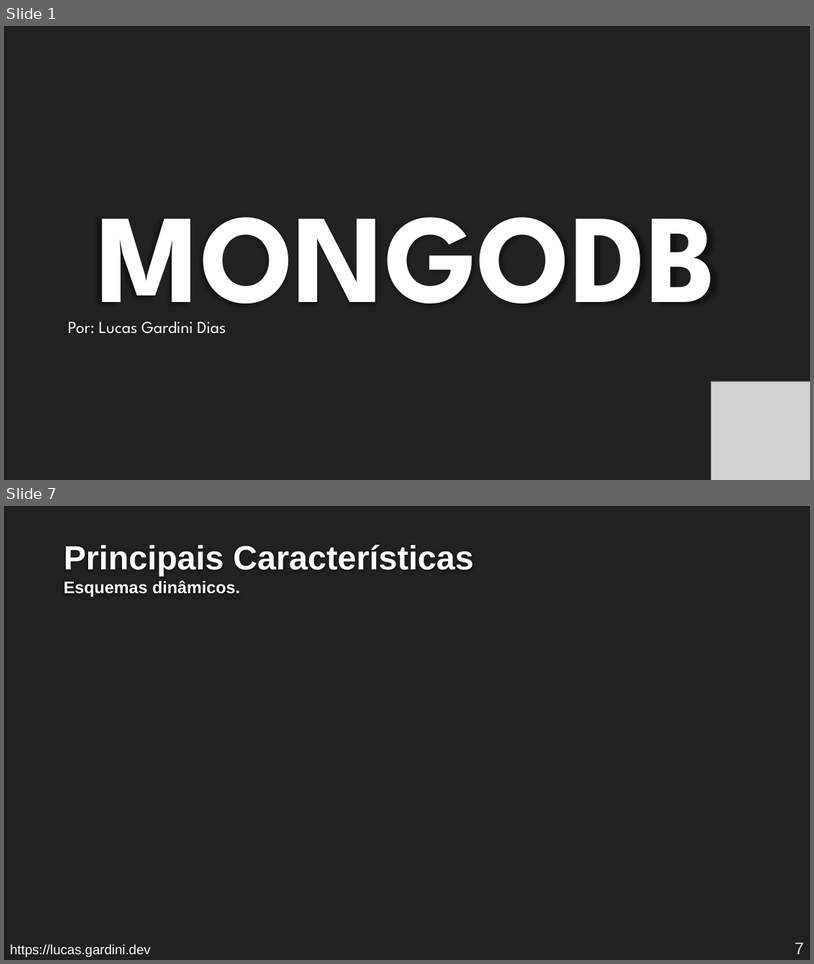
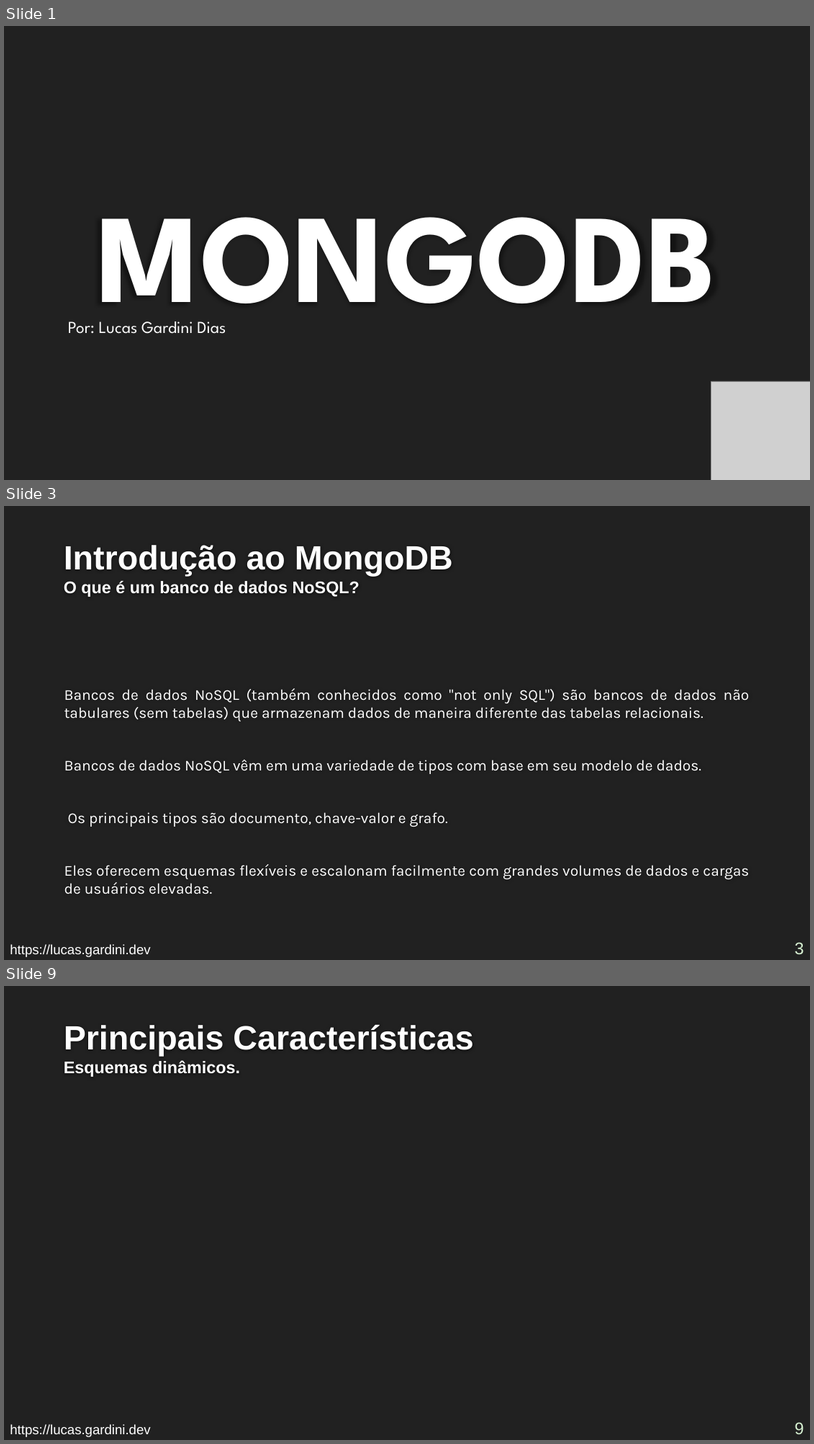
Before and after one commit to Lucas-Gardini/IFSP-ADS-BD2, a slide deck: mongodb/minicurso-mongodb.pptx. Shown one above the other, each under a label of ours: slides 1 and 7 before the commit, slides 1, 3 and 9 after it; the slides between them are not shown. The pictures are 814x964 and 814x1444 pixels, drawn with LibreOffice and Linux fonts; fonts in the diff are those of the drawing; grey boxes stand for pictures; background and template pictures are left out. Boxes give left, top, right and bottom in pixels: in the first picture for what was removed or moved away, otherwise in the second. Text is boxed around its words. In the diff, an @@ line names an element or a change of style, - is before the commit and + after.

Commit message:
feat: Exercício 12 e mongodb

```diff
--- a/mongodb/minicurso-mongodb.pptx
+++ b/mongodb/minicurso-mongodb.pptx
@@ slide 3 added at (4, 506, 810, 960), background #212121 @@
@@ title added at (64, 545, 453, 597), 20 pt, text #FEFEFE, bold @@
+Introdução ao MongoDB
+O que é um banco de dados NoSQL?
@@ text added at (64, 688, 750, 894), 18 pt, text #FFFFFF @@
+Bancos de dados NoSQL (também conhecidos como "not only SQL") são bancos de dados não tabulares (sem tabelas) que armazenam dados de maneira diferente das tabelas relacionais.
+Bancos de dados NoSQL vêm em uma variedade de tipos com base em seu modelo de dados.
+Os principais tipos são documento, chave-valor e grafo.
+Eles oferecem esquemas flexíveis e escalonam facilmente com grandes volumes de dados e cargas de usuários elevadas.
@@ text added at (10, 944, 150, 957), 16 pt, text #FFFFFF @@
+https://lucas.gardini.dev
@@ page number added at (795, 942, 805, 954), 20 pt, text #D6F0D1 @@
+3
@@ what was slide 7 is now slide 9 @@
@@ page number at (795, 1422, 805, 1434): text changed @@
-7
+9
```
Also in this commit, not shown: 4 slides changed, 3 other slides added, 1 slide removed, 3 other files.
